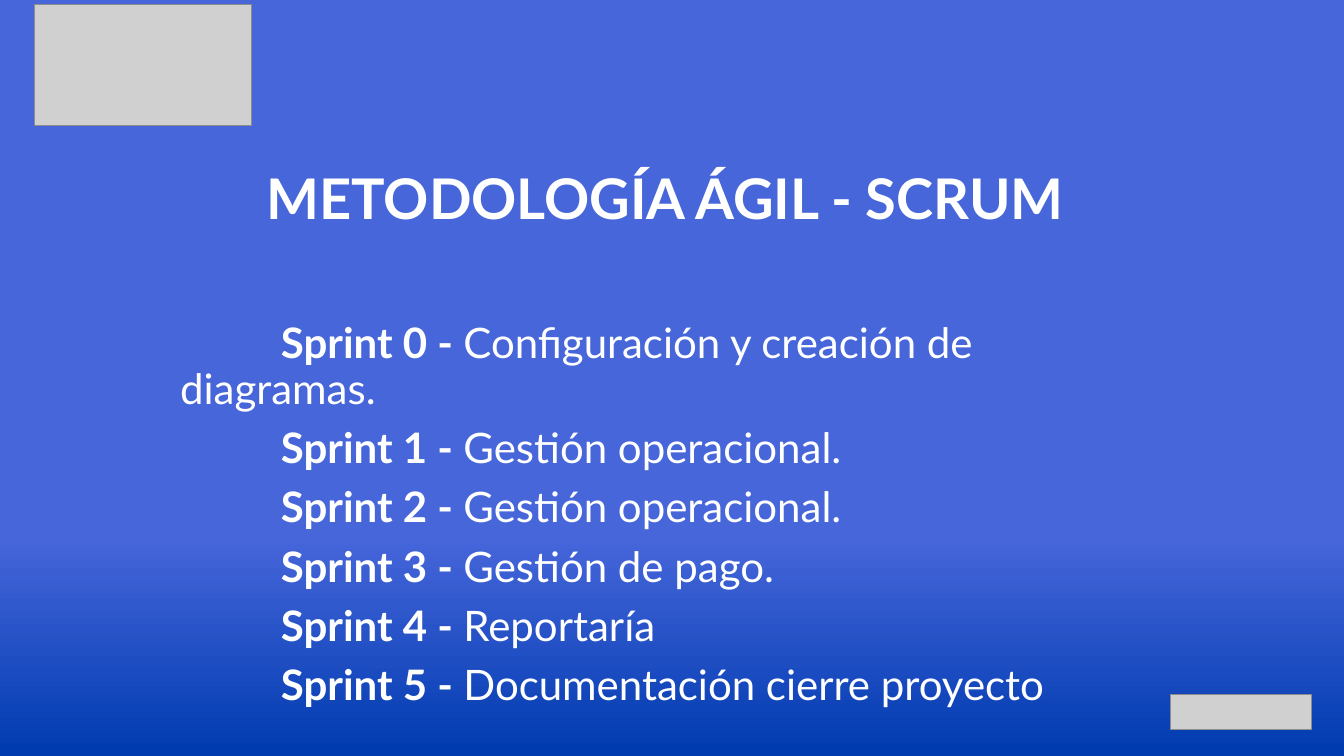
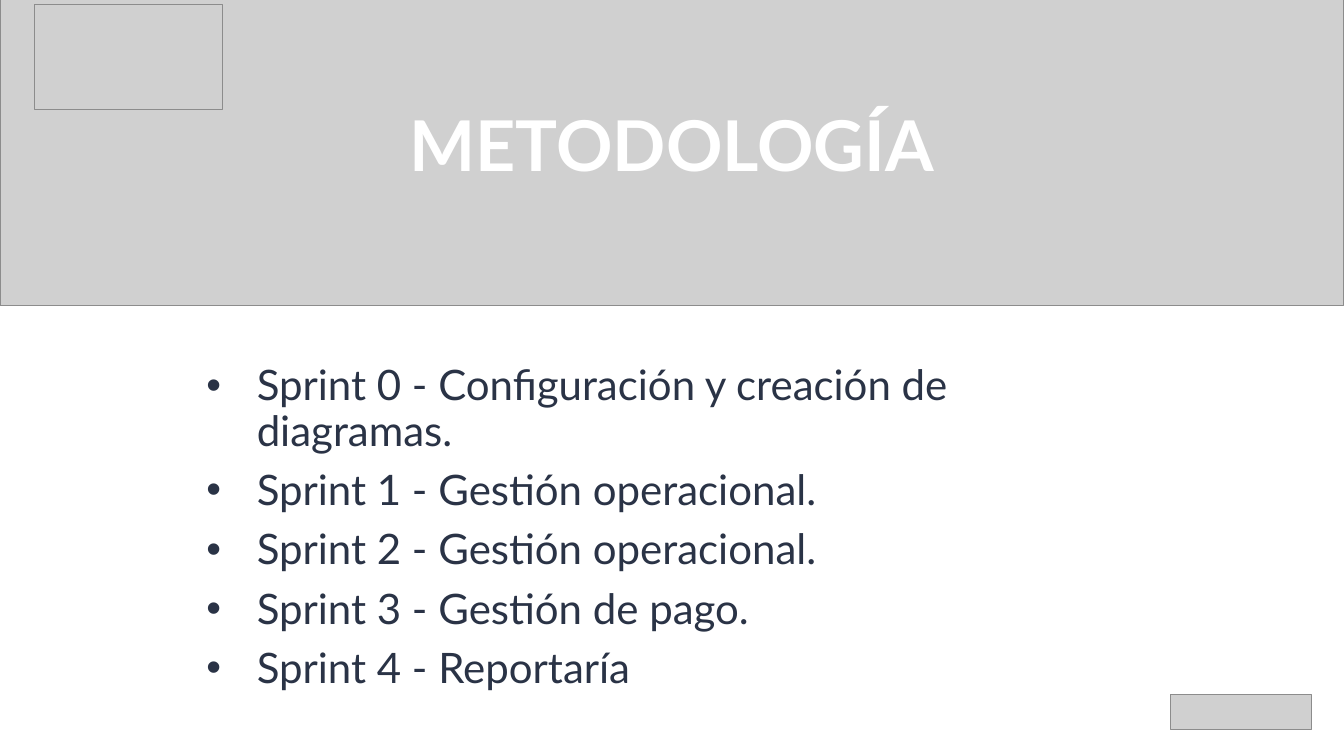
Before and after one commit to jorsandoval/IntDUC24, a slide deck: slide 8 of Fase 3/Evidencias Grupales/Presentacion Final Intelificio.pptx (slide 7 before the commit). Drawn at 1344x756 pixels with LibreOffice and Linux fonts; fonts in the diff are those of the drawing; grey boxes stand for pictures; background and template pictures are left out. Boxes give left, top, right and bottom in pixels: in the first picture for what was removed or moved away, otherwise in the second. Text is boxed around its words. In the diff, an @@ line names an element or a change of style, - is before the commit and + after.

```diff
--- a/Fase 3/Evidencias Grupales/Presentacion Final Intelificio.pptx
+++ b/Fase 3/Evidencias Grupales/Presentacion Final Intelificio.pptx
@@ background picture (left out) to #FFFFFF @@
@@ picture added at box(0, 0, 1344, 307) @@
@@ picture: place and size @@
-picture at box(35, 4, 252, 126)
+picture at box(35, 4, 223, 110)
@@ text at box(410, 110, 934, 171): text changed; size 40 to 50 pt @@
-METODOLOGÍA ÁGIL - SCRUM
+METODOLOGÍA
@@ text "Sprint 0 - Configuración y ...": place and size @@
-text "Sprint 0 - Configuración y ..." at box(180, 327, 1044, 707)
+text "Sprint 0 - Configuración y ..." at box(257, 369, 948, 691)
@@ text "Sprint 0 - Configuración y ..." at box(257, 369, 948, 691): text colour #FFFFFF to #2A3346; bold off in "Sprint 0 -", "Sprint 1 -", "Sprint 2 -", "Sprint 3 -" and 1 more places; bullet none to • @@
@@ text at box(281, 669, 1044, 707): paragraph removed @@
-Sprint 5 - Documentación cierre proyecto
```
Also in this commit, not shown: 7 other slides changed, 8 slides added, 9 slides removed.
